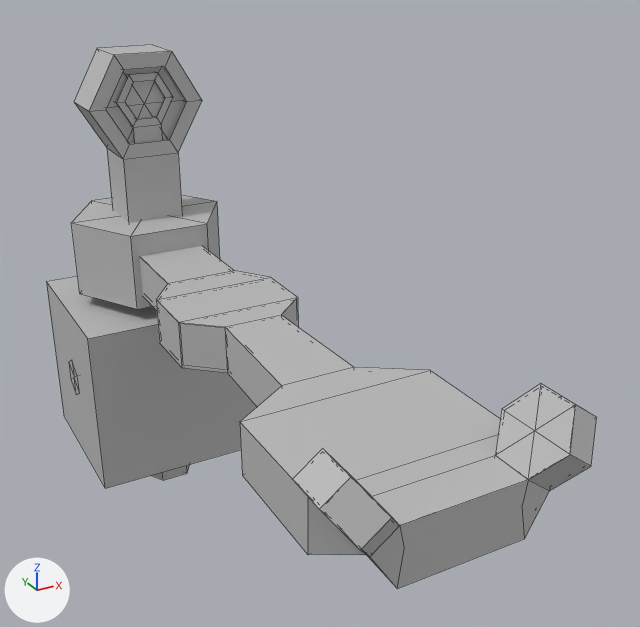
Before and after pictures for a commit that changed the FBX model BearPrototypes/Assets/Objects/AncientFlipper.fbx.
Camera for both pictures: a 50 mm camera at (-2.48, -7.92, 2.86) aimed at (0.61, -2.31, 0.05). The lights are fixed; the arrows at lower left show +X, +Y and +Z. Mesh edges are drawn as thin lines. Where no turn or scale is listed for an object, it has been applied to the vertices. Vertices at the same position are counted once.

Objects in the first picture: 'Gear_Box', 'Pivot_Mesh', 'PlaformLight', 'gear', 'platform'.
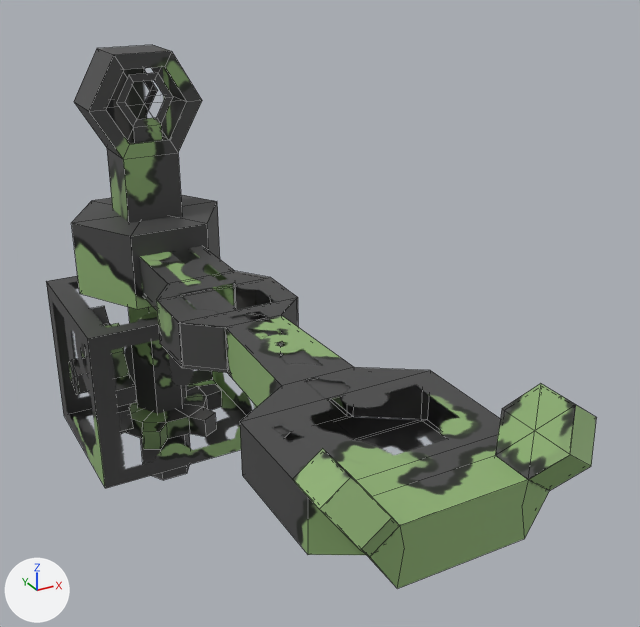
Where the newer file only moved an object's origin or applied its transform, the numbers keep the older frame.

Boxes (x1, y1, x2, y2) around the edits, measured in the pictures (640 x 627 px; the box of a moved part takes in the faces that stretch with it):
'platform', recoloured, surface changed: (139, 246, 597, 589) in both
'Gear_Box', recoloured, surface changed (grey to black): (46, 276, 257, 488) in both
'gear', reshaped, moved: before (69, 360, 80, 394); after (121, 384, 222, 449)
'gear1', added (black): after (69, 306, 137, 431)
part 1 of me_mesh_003, recoloured (grey to black): before (106, 67, 184, 142); after (106, 63, 354, 442)
part 4 of me_mesh_001, recoloured: (72, 45, 220, 480) in both
part 5 of me_mesh_004, moved or reshaped (not visible before): after (121, 384, 222, 449)
part 6 of me_mesh_004, deleted: before (69, 360, 80, 394)

Edits to the bpy script that builds the scene:
```text
Add img_ancient_01_png:
    img_ancient_01_png = load_image('Ancient_01.png', '../../../GameModels/Ancient_01.png', 1080, 1080, 'sRGB')
Add mat_ancient_01:
    mat_ancient_01 = principled_material('Ancient_01')
    mat_ancient_01.texture = img_ancient_01_png  # with its transparency
Change me_mesh:
    where me_mesh.from_pydata(...)  # 8 vertices, 6 faces; spans x -0.87..0.87, y -0.78..0.78, z -0.78..0.78
    used by ob_gear_box; location = (0.0, 0.0, -1.247)
    remove me_mesh.materials.append(mat_lambert1)  # grey #bcbcbc
    me_mesh part 2: texture (UV) coordinates of 6 of 6 faces, centred in x -0.87..0.87, y -0.78..0.78, z -0.78..0.78, changed; they spanned u 0.12..0.88, v 0.0..1.0 and now span u 0.01..0.25, v 0.75..1.0
    add me_mesh.materials.append(mat_ancient_01)  # picture img_ancient_01_png
Change me_mesh_001:
    used by ob_pivot_mesh; location = (0.0, 0.0, -1.8)
    remove me_mesh_001.from_pydata(...)  # 134 vertices, 152 faces; spans x -0.72..0.72, y -0.62..0.62, z -0.71..3.64
    add me_mesh_001.from_pydata(...)  # 82 vertices, 65 faces; spans x -0.72..0.72, y -0.62..0.62, z -0.71..3.64
    me_mesh_001 part 4: 65 faces spanning x -0.72..0.72, y -0.62..0.62, z -0.71..3.64 switch from mat_lambert1 (grey #bcbcbc) to mat_ancient_01 (picture img_ancient_01_png)
Change me_mesh_003:
    where me_mesh_003.from_pydata(...)  # 96 vertices, 109 faces; spans x -0.84..0.84, y -5.09..0.56, z -1.72..0.36
    used by ob_plaformlight; location = (0.0, 0.0, 1.394)
    me_mesh_003 part 1: 109 faces spanning x -0.84..0.84, y -5.09..0.56, z -1.72..0.36 switch from mat_lambert1 (grey #bcbcbc) to mat_ancient_01 (picture img_ancient_01_png)
Change me_mesh_002:
    where me_mesh_002.from_pydata(...)  # 67 vertices, 73 faces; spans x -1.3..0.41, y -0.27..4.33, z -0.5..0.25
    used by ob_platform; location = (0.445, -4.833, 0.276)
    remove me_mesh_002.materials.append(mat_lambert1)  # grey #bcbcbc
    me_mesh_002 part 3: texture (UV) coordinates of 73 of 73 faces, centred in x -1.26..0.37, y -0.2..3.9, z -0.5..0.19, changed; they spanned u 0.12..0.88, v 0.0..1.0 and now span u 0.25..0.66, v 0.39..0.99
    add me_mesh_002.materials.append(mat_ancient_01)  # picture img_ancient_01_png
Change me_mesh_004:
    where me_mesh_004.from_pydata(...)  # 63 vertices, 72 faces; spans x -0.332..0.098, y -0.625..0.625, z -0.584..0.584
    used by ob_gear; location = (-0.537, 0.0, -1.206)
    remove me_mesh_004.materials.append(mat_lambert1)  # grey #bcbcbc
    me_mesh_004 part 5: the loose piece of 50 vertices spanning x -0.098..0.098, y -0.625..0.625, z -0.584..0.584 is multiplied about its middle by the matrix ((0.0, -0.5, -0.866), (0.0, 0.866, -0.5), (1.0, 0.0, 0.0)), in mat_ancient_01 (picture img_ancient_01_png)
    me_mesh_004 part 6: the loose piece of 13 vertices spanning x -0.332..-0.046, y -0.166..0.166, z -0.191..0.191 is deleted
    add me_mesh_004.materials.append(mat_ancient_01)  # picture img_ancient_01_png
Add me_mesh_005:
    me_mesh_005.from_pydata(...)  # 63 vertices, 72 faces; spans x -0.332..0.098, y -0.625..0.625, z -0.584..0.584
    me_mesh_005.materials.append(mat_ancient_01)  # picture img_ancient_01_png
Change ob_gear:
    ob_gear.location: (-0.537, 0.0, -1.206) -> (0.0, 0.0, -1.799)
Add ob_gear1:
    ob_gear1 = bpy.data.objects.new('gear1', me_mesh_005)
    ob_gear1.location = (-0.537, 0.0, -1.206)
```
